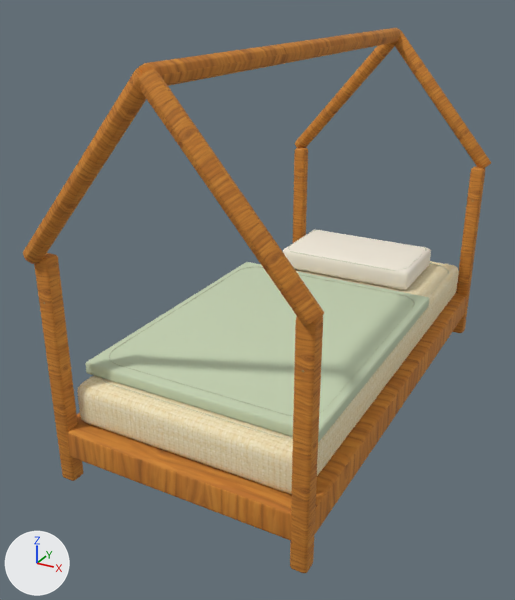
The glTF model public/models/furniture/kids-house-bed.glb, before and after one commit.
Before and after are seen from a 50 mm camera at (1.19, -2.55, 1.68) aimed at (-0.11, -0.19, 0.5). The lights are fixed; the arrows at lower left show +X, +Y and +Z. The first picture is the older version.

Script lines for the objects in view, before the commit:
```python
mat_linen_textured = principled_material('linen-textured')
mat_linen_textured.texture = img_handpainted_cream_linen
mat_linen_textured.roughness = 0.98
mat_upholstery_textured = principled_material('upholstery-textured')
mat_upholstery_textured.base_color = (0.56, 0.65, 0.45)  # pale green #c5d3b3
mat_upholstery_textured.roughness = 0.98
mat_wood_honey_textured = principled_material('wood-honey-textured')
mat_wood_honey_textured.texture = img_handpainted_honey_oak
mat_wood_honey_textured.roughness = 0.82
me_cube_492 = bpy.data.meshes.new('Cube.492')
me_cube_492.from_pydata(...)  # 2318 vertices, 4476 faces; spans x -0.52..0.52, y -1.02..1.02, z 0.0..1.5
# faces by material slot: [2040, 188, 188, 188, 1496, 296, 80]
me_cube_492.materials.append(mat_wood_honey_textured)  # picture img_handpainted_honey_oak
me_cube_492.materials.append(mat_linen_textured)  # picture img_handpainted_cream_linen
me_cube_492.materials.append(mat_upholstery_textured)  # pale green #c5d3b3
me_cube_492.materials.append(mat_warm_porcelain)  # pale yellow #f2ebdb
me_cube_492.materials.append(mat_tailored_tone_on_tone_stitch)  # grey #b5ba9e
me_cube_492.materials.append(mat_ceramic_fitting_detail)  # white #e7e8de
me_cube_492.materials.append(mat_joinery_aged_brass)  # brown #ac9365
ob_kids_house_bed = bpy.data.objects.new('kids-house-bed', me_cube_492)
ob_kids_house_bed.location = (0.0, 0.0, 0.0)
```
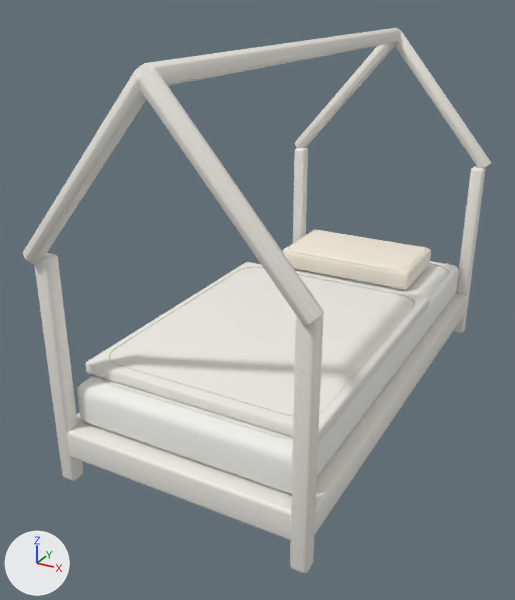
Pixel boxes [x1, y1, x2, y2] of what changed, in the pictures (515 x 600 px):
'kids-house-bed', surface changed, recoloured (lighter)
    both: [23, 28, 491, 573]

The change, as a list of edits to the scene's bpy script:
```text
Change mat_wood_honey_textured:
    remove mat_wood_honey_textured.texture = img_handpainted_honey_oak
    add mat_wood_honey_textured.base_color = (0.86, 0.84, 0.78)  # white #efece5
    mat_wood_honey_textured.roughness: 0.82 -> 0.47
Change mat_linen_textured:
    remove mat_linen_textured.texture = img_handpainted_cream_linen
    add mat_linen_textured.base_color = (0.9, 0.9, 0.86)  # white #f3f3ef
    mat_linen_textured.roughness: 0.98 -> 0.94
Change mat_upholstery_textured:
    mat_upholstery_textured.base_color: (0.56, 0.65, 0.45) -> (0.86, 0.84, 0.78)  # pale green #c5d3b3 -> white #efece5
```
